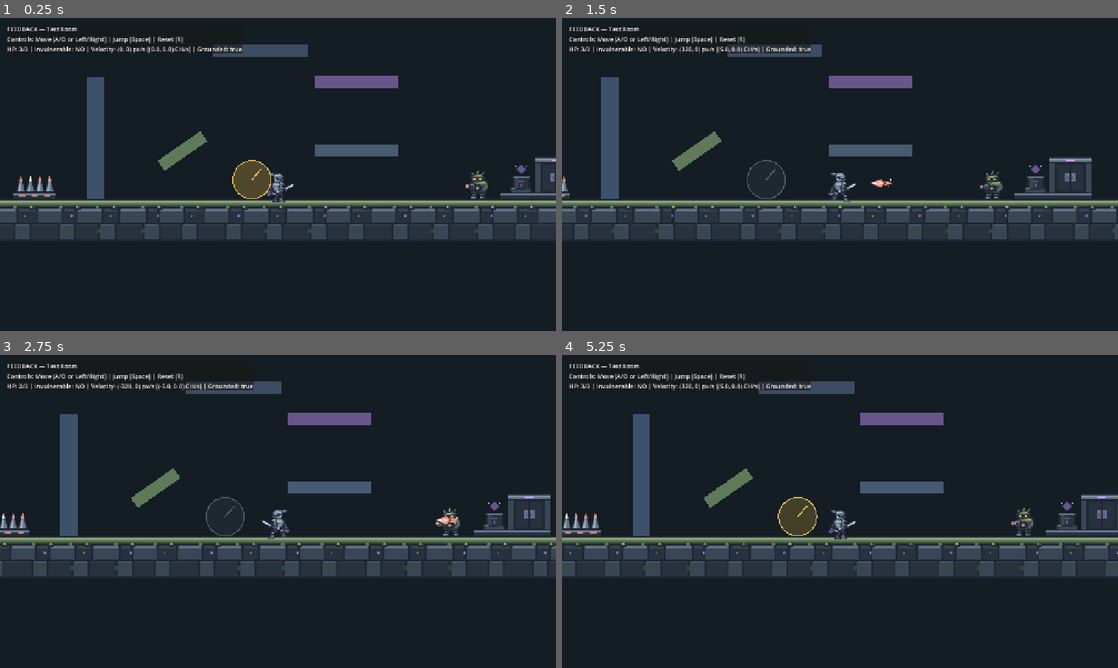
Above: before the commit, frames 1-4 (two rows, left to right).
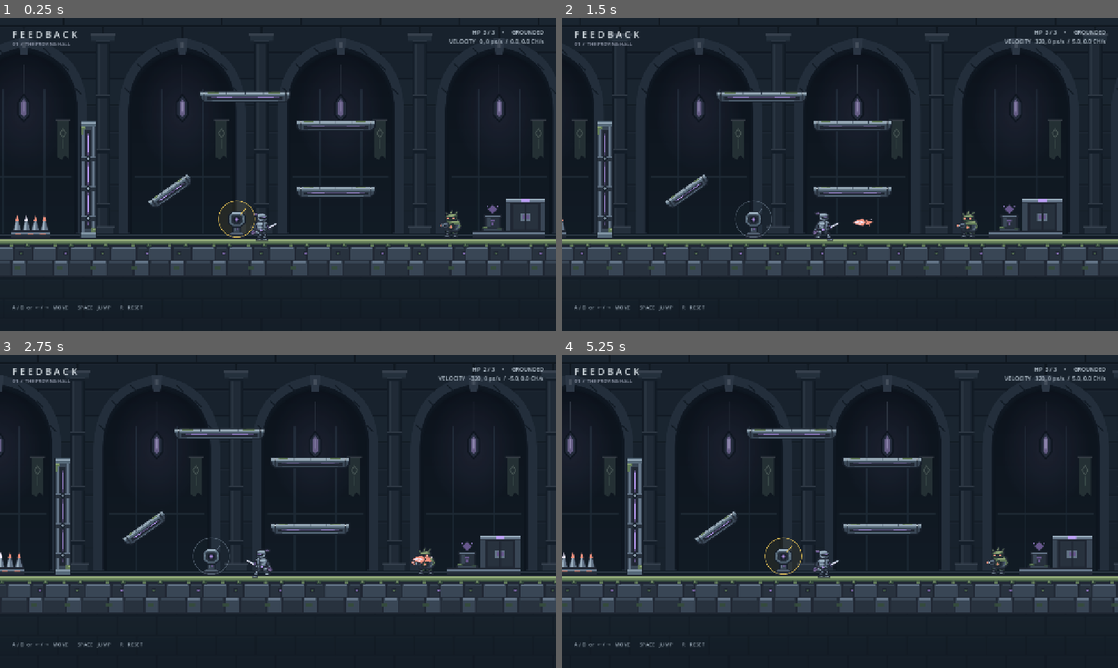
Above: after the commit, the same moments.

Repository: kTrzcinskii/feedback
Game: Godot game, scene res://scenes/TestLevel.tscn
The game is run twice, just before and just after one commit, with the same random seed, the same clock (stepped at 60 frames per second) and the same inputs.
Inputs:
- Up to frame 1 (0.25 s): no input
- Up to frame 2 (1.5 s): hold D (MoveRight) from 0.53 s (still down); tap Space (Jump) at 0.6, 0.77, 1.07, 1.35 s
- Up to frame 3 (2.75 s): tap Space (Jump) at 1.52, 1.82, 2.1 s; release D (MoveRight) at 2.03 s; hold A (MoveLeft) from 2.03 s (still down)
- Up to frame 4 (5.25 s): release A (MoveLeft) at 2.78 s; hold D (MoveRight) 2.78-4.28 s; tap Space (Jump) at 2.85, 3.02, 3.32, 3.6, 3.77, 4.07, 4.35, 4.52, 4.82, 5.1 s; hold A (MoveLeft) 4.28-5.03 s; hold D (MoveRight) from 5.03 s (still down)

The runs differ from the first frame. In frame 1, 28% of the frame differs, in the area x 0-100%, y 2-94%; in frame 2, 26%; in frame 3, 27%; in frame 4, 28%.

Commit message:
feat: refine test level (layout and visuals)

Diff:
--- a/scenes/TestLevel.tscn
+++ b/scenes/TestLevel.tscn
@@ -17,7 +17,8 @@
 [node name="CharacterBody2D" parent="." unique_id=793689480 instance=ExtResource("1_dojpo")]
 
 [node name="Camera2D" type="Camera2D" parent="CharacterBody2D" unique_id=1287858080]
-position = Vector2(0, -64)
+position = Vector2(40, -160)
+zoom = Vector2(0.95, 0.95)
 
 [node name="Ground" type="StaticBody2D" parent="." unique_id=608428462]
 script = ExtResource("3_psurf")
--- a/scripts/physical_attack_fixture.gd
+++ b/scripts/physical_attack_fixture.gd
@@ -1,5 +1,7 @@
 class_name PhysicalAttackFixture
 extends Area2D
+
+const STRIKER_TEXTURE: Texture2D = preload("res://assets/environment/training-striker.svg")
 
 enum Phase { IDLE, TELEGRAPH, ACTIVE, RECOVERY }
 
@@ -96,17 +98,18 @@
 	var fill_col: Color
 	var ring_col: Color
 	if phase == Phase.ACTIVE and not _neutralized_in_current_swing:
-		fill_col = Color(0.94, 0.35, 0.30, 0.45)
+		fill_col = Color(0.94, 0.35, 0.30, 0.22)
 		ring_col = Color(1.0, 0.55, 0.45, 0.95)
 	elif phase == Phase.TELEGRAPH:
 		var pulse: float = 1.0 - clampf(phase_timer / maxf(0.01, telegraph_duration), 0.0, 1.0)
-		fill_col = Color(0.95, 0.75, 0.25, 0.15 + 0.25 * pulse)
+		fill_col = Color(0.95, 0.75, 0.25, 0.04 + 0.10 * pulse)
 		ring_col = Color(0.95, 0.80, 0.35, 0.85)
 	else:
-		fill_col = Color(0.35, 0.42, 0.50, 0.15)
+		fill_col = Color(0.35, 0.42, 0.50, 0.04)
 		ring_col = Color(0.55, 0.62, 0.70, 0.45)
 
 	draw_circle(Vector2.ZERO, attack_radius, fill_col)
-	draw_arc(Vector2.ZERO, attack_radius, 0.0, TAU, 28, ring_col, 2.5)
+	draw_texture(STRIKER_TEXTURE, Vector2(-24, -20))
+	draw_arc(Vector2.ZERO, attack_radius, 0.0, TAU, 48, ring_col, 1.5, true)
 	var dir_vec: Vector2 = get_impulse_direction() * (attack_radius * 0.75)
-	draw_line(Vector2.ZERO, dir_vec, ring_col, 3.0)
+	draw_line(get_impulse_direction() * 14.0, dir_vec, ring_col, 2.0, true)
--- a/scripts/test_level.gd
+++ b/scripts/test_level.gd
@@ -2,6 +2,9 @@
 extends Node2D
 
 const PLATFORM_GROUND: SpriteFrames = preload("res://assets/godot/platform-ground.tres")
+const LEDGE_TEXTURE: Texture2D = preload("res://assets/environment/training-ledge.svg")
+const HALL_TEXTURE: Texture2D = preload("res://assets/environment/training-hall.svg")
+const WALL_TEXTURE: Texture2D = preload("res://assets/environment/training-wall.svg")
 
 @export var fall_limit_y: float = 360.0
 @export var death_reset_delay: float = 0.35
@@ -21,11 +24,27 @@
 	elif player != null:
 		_initial_spawn_pos = player.global_position
 
+	_setup_backdrop()
 	_setup_level_fixtures()
 	_setup_hud()
+	_update_hud()
 
 	if player != null:
 		player.player_died.connect(_on_player_died)
+
+
+func _setup_backdrop() -> void:
+	var hall := Sprite2D.new()
+	hall.name = "TrainingHall"
+	hall.texture = HALL_TEXTURE
+	hall.centered = false
+	hall.position = Vector2(-3840, -768)
+	hall.region_enabled = true
+	hall.region_rect = Rect2(0, 0, 7680, 1280)
+	hall.texture_repeat = CanvasItem.TEXTURE_REPEAT_ENABLED
+	hall.z_index = -10
+	hall.modulate = Color(0.76, 0.80, 0.85)
+	add_child(hall)
 
 
 func _setup_level_fixtures() -> void:
@@ -34,9 +53,10 @@
 	decor.z_index = -2
 	add_child(decor)
 
-	for i in range(-9, 14):
+	for i in range(-40, 41):
 		var spr := AnimatedSprite2D.new()
 		spr.sprite_frames = PLATFORM_GROUND
+		spr.animation = &"ground"
 		spr.centered = false
 		spr.offset = Vector2(-48, -48)
 		spr.position = Vector2(i * 96, 48)
@@ -45,19 +65,19 @@
 		decor.add_child(spr)
 
 	if get_node_or_null("BounceWallLeft") == null:
-		_create_box_surface("BounceWallLeft", Vector2(-420, -140), Vector2(40, 280), 0.0, 0.55, 1.1, Color(0.24, 0.32, 0.42))
+		_create_surface("BounceWallLeft", Vector2(-420, -140), Vector2(40, 280), 0.0, 0.55, 1.1)
 
 	if get_node_or_null("AngledSurface") == null:
-		_create_box_surface("AngledSurface", Vector2(-220, -110), Vector2(120, 28), deg_to_rad(-35.0), 0.65, 1.15, Color(0.38, 0.48, 0.35))
+		_create_surface("AngledSurface", Vector2(-220, -110), Vector2(120, 28), deg_to_rad(-35.0), 0.65, 1.15)
 
 	if get_node_or_null("LowPlatform") == null:
-		_create_box_surface("LowPlatform", Vector2(180, -110), Vector2(192, 28), 0.0, 0.45, 1.0, Color(0.28, 0.36, 0.44))
+		_create_surface("LowPlatform", Vector2(180, -110), Vector2(192, 28), 0.0, 0.45, 1.0)
 
 	if get_node_or_null("HighPlatform") == null:
-		_create_box_surface("HighPlatform", Vector2(180, -270), Vector2(192, 28), 0.0, 0.50, 1.05, Color(0.40, 0.34, 0.55))
+		_create_surface("HighPlatform", Vector2(180, -270), Vector2(192, 28), 0.0, 0.50, 1.05)
 
 	if get_node_or_null("CeilingPlatform") == null:
-		_create_box_surface("CeilingPlatform", Vector2(-40, -340), Vector2(220, 28), 0.0, 0.50, 1.0, Color(0.24, 0.30, 0.38))
+		_create_surface("CeilingPlatform", Vector2(-40, -340), Vector2(220, 28), 0.0, 0.50, 1.0)
 
 	if get_node_or_null("PhysicalFixture") == null:
 		var phys := PhysicalAttackFixture.new()
@@ -98,14 +118,13 @@
 		add_child(spikes)
 
 
-func _create_box_surface(
+func _create_surface(
 	p_name: String,
 	p_pos: Vector2,
 	p_size: Vector2,
 	p_rot: float,
 	p_restitution: float,
-	p_impulse_mult: float,
-	p_color: Color
+	p_impulse_mult: float
 ) -> ParrySurface:
 	var body := ParrySurface.new()
 	body.name = p_name
@@ -121,17 +140,18 @@
 	col.shape = rect
 	body.add_child(col)
 
-	var poly := Polygon2D.new()
-	var hw: float = p_size.x * 0.5
-	var hh: float = p_size.y * 0.5
-	poly.polygon = PackedVector2Array([
-		Vector2(-hw, -hh),
-		Vector2(hw, -hh),
-		Vector2(hw, hh),
-		Vector2(-hw, hh),
-	])
-	poly.color = p_color
-	body.add_child(poly)
+	var visual := NinePatchRect.new()
+	visual.name = "SurfaceVisual"
+	visual.position = -p_size * 0.5
+	visual.size = p_size
+	visual.mouse_filter = Control.MOUSE_FILTER_IGNORE
+	if p_size.y > p_size.x:
+		visual.texture = WALL_TEXTURE
+	else:
+		visual.texture = LEDGE_TEXTURE
+		visual.patch_margin_left = 18
+		visual.patch_margin_right = 18
+	body.add_child(visual)
 
 	add_child(body)
 	return body
@@ -142,14 +162,42 @@
 	canvas.name = "HUD"
 	add_child(canvas)
 
-	var panel := PanelContainer.new()
-	panel.position = Vector2(16, 16)
-	canvas.add_child(panel)
+	var layout := Control.new()
+	layout.set_anchors_and_offsets_preset(Control.PRESET_FULL_RECT)
+	layout.mouse_filter = Control.MOUSE_FILTER_IGNORE
+	canvas.add_child(layout)
+
+	var title := Label.new()
+	title.position = Vector2(28, 22)
+	title.text = "F E E D B A C K"
+	title.add_theme_font_size_override("font_size", 22)
+	title.add_theme_color_override("font_color", Color("d1d9df"))
+	layout.add_child(title)
+
+	var subtitle := Label.new()
+	subtitle.position = Vector2(29, 52)
+	subtitle.text = "01  /  THE PROVING HALL"
+	subtitle.add_theme_font_size_override("font_size", 11)
+	subtitle.add_theme_color_override("font_color", Color("9da4b7"))
+	layout.add_child(subtitle)
 
 	_hud_label = Label.new()
 	_hud_label.name = "TelemetryLabel"
-	_hud_label.add_theme_font_size_override("font_size", 14)
-	panel.add_child(_hud_label)
+	layout.add_child(_hud_label)
+	_hud_label.set_anchors_and_offsets_preset(Control.PRESET_TOP_RIGHT)
+	_hud_label.position += Vector2(-350, 24)
+	_hud_label.size = Vector2(322, 60)
+	_hud_label.horizontal_alignment = HORIZONTAL_ALIGNMENT_RIGHT
+	_hud_label.add_theme_font_size_override("font_size", 13)
+	_hud_label.add_theme_color_override("font_color", Color("b5c2ce"))
+
+	var controls := Label.new()
+	layout.add_child(controls)
+	controls.set_anchors_and_offsets_preset(Control.PRESET_BOTTOM_LEFT)
+	controls.position += Vector2(28, -40)
+	controls.text = "A / D  or  ← / →   MOVE       SPACE   JUMP       R   RESET"
+	controls.add_theme_font_size_override("font_size", 12)
+	controls.add_theme_color_override("font_color", Color("a0afbc"))
 
 
 func _physics_process(delta: float) -> void:
@@ -199,19 +247,10 @@
 		return
 	var ch: float = maxf(1.0, player.character_height)
 	var vel_ch: Vector2 = player.velocity / ch
-	var invuln_str: String = "INVULN (%.2fs)" % player.invulnerability_timer if player.is_invulnerable() else "NO"
-	var lines: PackedStringArray = [
-		"FEEDBACK — Test Room",
-		"Controls: Move [A/D or Left/Right] | Jump [Space] | Reset [R]",
-		"HP: %d/%d | Invulnerable: %s | Velocity: (%.0f, %.0f) px/s [(%.1f, %.1f) CH/s] | Grounded: %s" % [
-			player.hp,
-			player.max_hp,
-			invuln_str,
-			player.velocity.x,
-			player.velocity.y,
-			vel_ch.x,
-			vel_ch.y,
-			str(player.is_on_floor())
-		],
+	var state: String = "GROUNDED" if player.is_on_floor() else "AIRBORNE"
+	if player.is_invulnerable():
+		state = "INVULNERABLE  %.2fs" % player.invulnerability_timer
+	_hud_label.text = "HP  %d / %d     •     %s\nVELOCITY   %.0f, %.0f px/s  /  %.1f, %.1f CH/s" % [
+		player.hp, player.max_hp, state,
+		player.velocity.x, player.velocity.y, vel_ch.x, vel_ch.y,
 	]
-	_hud_label.text = "\n".join(lines)
